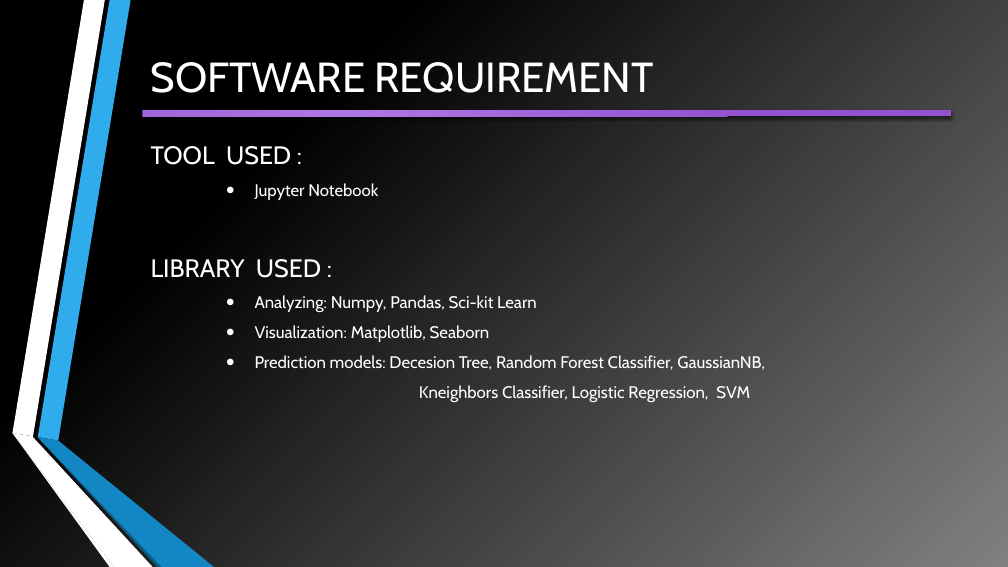
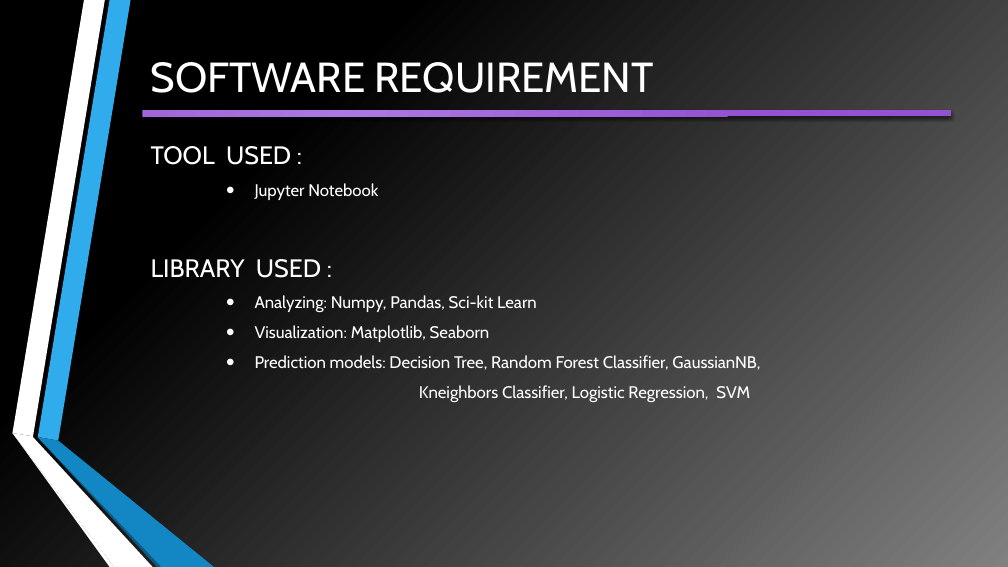
Before and after one commit to VirendraVerma-Viru/Titanic-Project-ML, a slide deck: slide 8 of TITANIC SURVIVOR PREDICTION.pptx. Drawn at 1008x567 pixels with LibreOffice and Linux fonts; fonts in the diff are those of the drawing. Boxes give left, top, right and bottom in pixels: in the first picture for what was removed or moved away, otherwise in the second. Text is boxed around its words. In the diff, an @@ line names an element or a change of style, - is before the commit and + after.

```diff
--- a/TITANIC SURVIVOR PREDICTION.pptx
+++ b/TITANIC SURVIVOR PREDICTION.pptx
@@ text at [255, 355, 760, 370]: text changed @@
-    • Prediction models: Decesion Tree, Random Forest Classifier, GaussianNB,
+    • Prediction models: Decision Tree, Random Forest Classifier, GaussianNB,
```
Also in this commit, not shown: 7 other slides changed, 6 other files.
